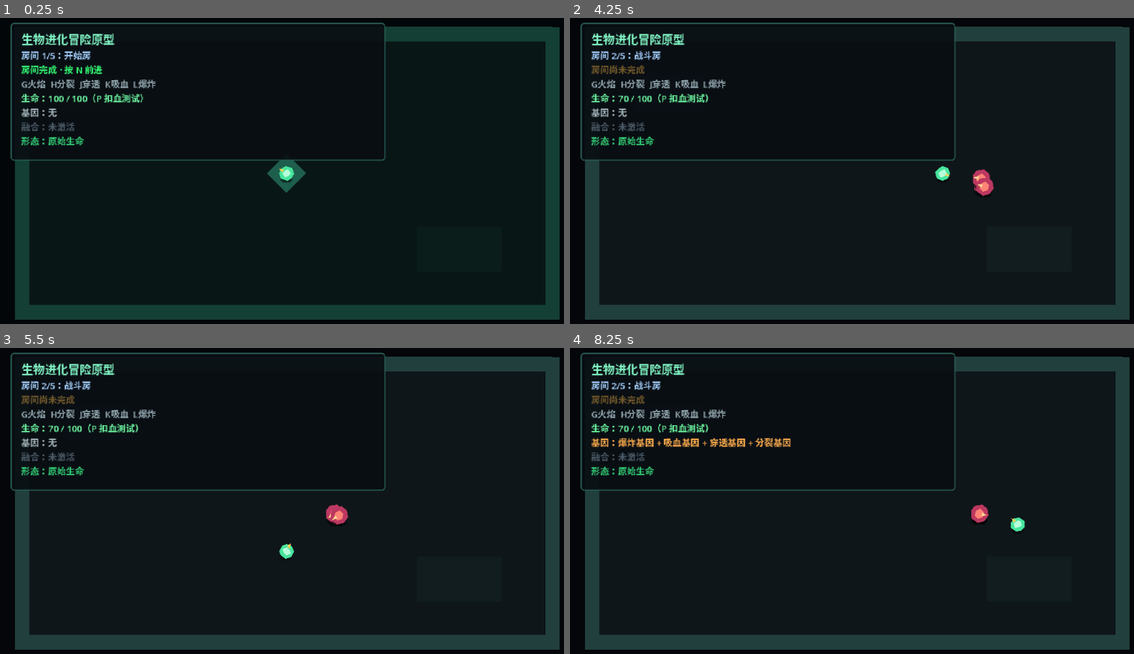
Above: before the commit, frames 1-4 (two rows, left to right).
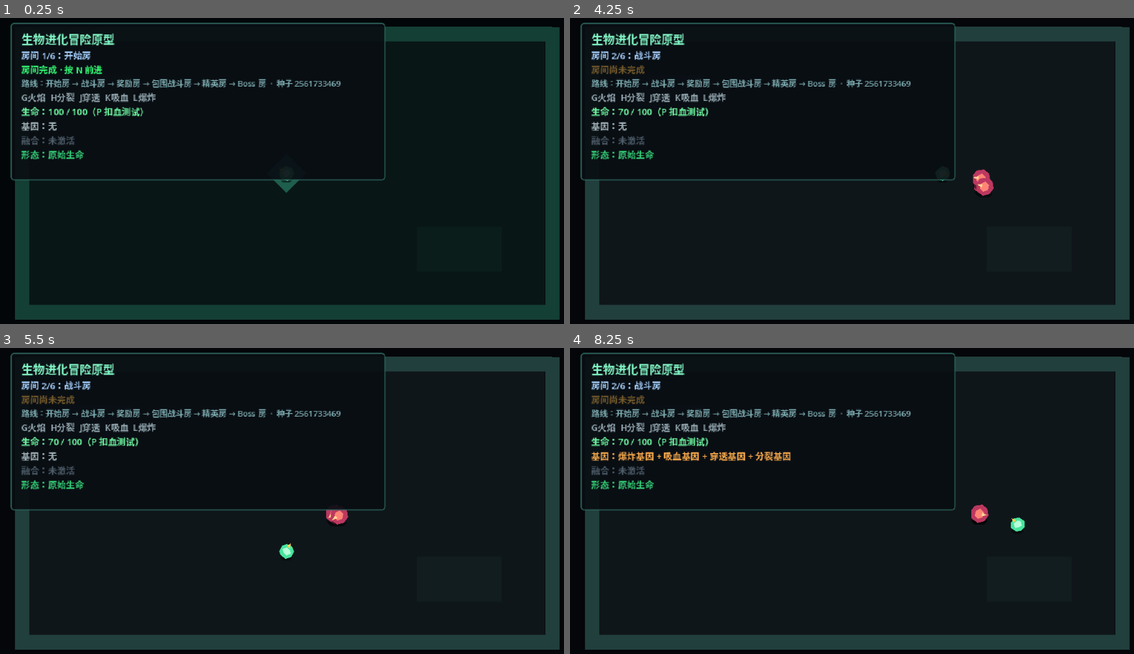
Above: after the commit, the same moments.

Repository: LIJUNCAN1/-Roguelike
Game: Godot game, scene res://scenes/main/main.tscn
Two runs of this game, one before a commit and one after it. Both use one fixed random seed, a clock stepped at 60 frames per second and the inputs below.
Inputs (mouse positions are in pixels of both pictures, inside the frame that each line leads up to):
- Up to frame 1 (0.25 s): no input
- Up to frame 2 (4.25 s): tap Enter at 0.5 s; move the mouse to (981, 155) at 0.52 s; hold D (move_right) 0.53-1.28 s; hold N (next_room) 0.53-1.28 s; move the mouse to (739, 189) at 1.27 s; hold S (move_down) 1.28-2.03 s; click (739, 189) at 1.35 s; tap N (next_room) at 1.55, 2.3, 2.85, 3.8 s; move the mouse to (914, 103) at 2.02 s; hold D (move_right) 2.03-2.78 s; hold P (damage_test_player) 2.03-2.78 s; move the mouse to (829, 238) at 2.77 s; hold W (move_up) 2.78-3.53 s; move the mouse to (1026, 219) at 3.52 s; hold A (move_left) from 3.53 s (still down); hold 1 (reward_choice_1) from 3.53 s (still down)
- Up to frame 3 (5.5 s): move the mouse to (112, 455) at 4.27 s; release 1 (reward_choice_1) at 4.28 s; tap 2 (reward_choice_2) at 4.35 s; tap N (next_room) at 4.55, 5.3 s; move the mouse to (315, 504) at 5.02 s; release A (move_left) at 5.03 s; hold S (move_down) from 5.03 s (still down); hold 3 (reward_choice_3) from 5.03 s (still down)
- Up to frame 4 (8.25 s): move the mouse to (773, 421) at 5.77 s; release S (move_down) at 5.78 s; release 3 (reward_choice_3) at 5.78 s; hold D (move_right) 5.78-6.53 s; tap L (toggle_explosion_gene) at 5.85 s; tap N (next_room) at 6.05, 6.8, 7.55 s; move the mouse to (981, 485) at 6.52 s; hold W (move_up) 6.53-7.28 s; hold K (toggle_lifesteal_gene) 6.53-7.28 s; move the mouse to (739, 519) at 7.27 s; hold D (move_right) 7.28-8.03 s; tap J (toggle_piercing_gene) at 7.35 s; move the mouse to (914, 433) at 8.02 s; hold S (move_down) from 8.03 s (still down); hold H (toggle_split_gene) from 8.03 s (still down)

The runs differ from the first frame. In frame 1, 3.4% of the frame differs, in the area x 1-69%, y 11-54%; in frame 2, 3.2%; in frame 3, 3.2%; in frame 4, 4.1%.

Commit message:
feat: generate seeded dungeon routes

Diff:
--- /dev/null
+++ b/data/rooms/combat_swarm_room.tres
@@ -0,0 +1,11 @@
+[gd_resource type="Resource" script_class="RoomData" load_steps=3 format=3]
+
+[ext_resource type="Script" path="res://scripts/rooms/room_data.gd" id="1_room_data"]
+[ext_resource type="PackedScene" path="res://scenes/rooms/combat_swarm_room.tscn" id="2_room_scene"]
+
+[resource]
+script = ExtResource("1_room_data")
+id = &"combat_swarm"
+display_name = "包围战斗房"
+room_type = 1
+room_scene = ExtResource("2_room_scene")
--- /dev/null
+++ b/data/rooms/prototype_random_route.tres
@@ -0,0 +1,38 @@
+[gd_resource type="Resource" script_class="RandomRouteData" load_steps=15 format=3]
+
+[ext_resource type="Script" path="res://scripts/rooms/random_route_data.gd" id="1_random"]
+[ext_resource type="Script" path="res://scripts/rooms/route_room_pool_data.gd" id="2_pool"]
+[ext_resource type="Resource" path="res://data/rooms/start_room.tres" id="3_start"]
+[ext_resource type="Resource" path="res://data/rooms/combat_room.tres" id="4_combat"]
+[ext_resource type="Resource" path="res://data/rooms/reward_room.tres" id="5_reward"]
+[ext_resource type="Resource" path="res://data/rooms/combat_swarm_room.tres" id="6_swarm"]
+[ext_resource type="Resource" path="res://data/rooms/elite_room.tres" id="7_elite"]
+[ext_resource type="Resource" path="res://data/rooms/boss_room.tres" id="8_boss"]
+
+[sub_resource type="Resource" id="RoutePool_start"]
+script = ExtResource("2_pool")
+rooms = Array[ExtResource("3_start")]([ExtResource("3_start")])
+
+[sub_resource type="Resource" id="RoutePool_tutorial_combat"]
+script = ExtResource("2_pool")
+rooms = Array[ExtResource("4_combat")]([ExtResource("4_combat")])
+
+[sub_resource type="Resource" id="RoutePool_reward"]
+script = ExtResource("2_pool")
+rooms = Array[ExtResource("5_reward")]([ExtResource("5_reward")])
+
+[sub_resource type="Resource" id="RoutePool_random_combat"]
+script = ExtResource("2_pool")
+rooms = Array[ExtResource("4_combat")]([ExtResource("4_combat"), ExtResource("6_swarm")])
+
+[sub_resource type="Resource" id="RoutePool_elite"]
+script = ExtResource("2_pool")
+rooms = Array[ExtResource("7_elite")]([ExtResource("7_elite")])
+
+[sub_resource type="Resource" id="RoutePool_boss"]
+script = ExtResource("2_pool")
+rooms = Array[ExtResource("8_boss")]([ExtResource("8_boss")])
+
+[resource]
+script = ExtResource("1_random")
+room_pools = Array[ExtResource("2_pool")]([SubResource("RoutePool_start"), SubResource("RoutePool_tutorial_combat"), SubResource("RoutePool_reward"), SubResource("RoutePool_random_combat"), SubResource("RoutePool_elite"), SubResource("RoutePool_boss")])
--- a/scenes/main/main.tscn
+++ b/scenes/main/main.tscn
@@ -8,7 +8,7 @@
 [ext_resource type="Resource" path="res://data/genes/lifesteal_gene.tres" id="6_lifesteal_gene"]
 [ext_resource type="Resource" path="res://data/genes/explosion_gene.tres" id="7_explosion_gene"]
 [ext_resource type="Script" path="res://scripts/rooms/room_manager.gd" id="8_room_manager"]
-[ext_resource type="Resource" path="res://data/rooms/prototype_route.tres" id="9_route"]
+[ext_resource type="Resource" path="res://data/rooms/prototype_random_route.tres" id="9_route"]
 
 [sub_resource type="StyleBoxFlat" id="StyleBoxFlat_panel"]
 bg_color = Color(0.035, 0.055, 0.075, 0.92)
@@ -58,7 +58,7 @@
 offset_left = 12.0
 offset_top = 12.0
 offset_right = 430.0
-offset_bottom = 166.0
+offset_bottom = 188.0
 theme_override_styles/panel = SubResource("StyleBoxFlat_panel")
 
 [node name="MarginContainer" type="MarginContainer" parent="Interface/StagePanel"]
@@ -84,6 +84,12 @@
 theme_override_colors/font_color = Color(0.45, 1, 0.68, 1)
 theme_override_font_sizes/font_size = 10
 text = "房间完成 · 按 N 前进"
+
+[node name="RoutePreview" type="Label" parent="Interface/StagePanel/MarginContainer/Labels"]
+theme_override_colors/font_color = Color(0.48, 0.66, 0.68, 1)
+theme_override_font_sizes/font_size = 9
+text = "路线生成中……"
+autowrap_mode = 2
 
 [node name="Status" type="Label" parent="Interface/StagePanel/MarginContainer/Labels"]
 theme_override_colors/font_color = Color(0.58, 0.66, 0.69, 1)
@@ -111,10 +117,11 @@
 
 [node name="RoomManager" type="Node" parent="."]
 script = ExtResource("8_room_manager")
-route_data = ExtResource("9_route")
+random_route_data = ExtResource("9_route")
 room_container_path = NodePath("../World/RoomContainer")
 player_path = NodePath("../World/Player")
 projectile_container_path = NodePath("../World/Projectiles")
 effects_container_path = NodePath("../World/Effects")
 room_status_label_path = NodePath("../Interface/StagePanel/MarginContainer/Labels/RoomStatus")
 room_hint_label_path = NodePath("../Interface/StagePanel/MarginContainer/Labels/RoomHint")
+route_preview_label_path = NodePath("../Interface/StagePanel/MarginContainer/Labels/RoutePreview")
--- /dev/null
+++ b/scenes/rooms/combat_swarm_room.tscn
@@ -0,0 +1,28 @@
+[gd_scene load_steps=4 format=3]
+
+[ext_resource type="PackedScene" path="res://scenes/rooms/room_shell.tscn" id="1_shell"]
+[ext_resource type="Script" path="res://scripts/rooms/room_controller.gd" id="2_controller"]
+[ext_resource type="PackedScene" path="res://scenes/enemies/test_chaser.tscn" id="3_enemy"]
+
+[node name="CombatSwarmRoom" type="Node2D"]
+script = ExtResource("2_controller")
+completion_mode = 1
+
+[node name="RoomShell" parent="." instance=ExtResource("1_shell")]
+modulate = Color(0.72, 0.9, 0.72, 1)
+
+[node name="SwarmNorth" parent="." groups=["room_enemies"] instance=ExtResource("3_enemy")]
+position = Vector2(320, 82)
+scale = Vector2(0.82, 0.82)
+
+[node name="SwarmEast" parent="." groups=["room_enemies"] instance=ExtResource("3_enemy")]
+position = Vector2(532, 180)
+scale = Vector2(0.82, 0.82)
+
+[node name="SwarmSouth" parent="." groups=["room_enemies"] instance=ExtResource("3_enemy")]
+position = Vector2(320, 278)
+scale = Vector2(0.82, 0.82)
+
+[node name="SwarmWest" parent="." groups=["room_enemies"] instance=ExtResource("3_enemy")]
+position = Vector2(108, 180)
+scale = Vector2(0.82, 0.82)
--- /dev/null
+++ b/scripts/rooms/random_route_data.gd
@@ -0,0 +1,21 @@
+class_name RandomRouteData
+extends Resource
+
+@export var room_pools: Array[RouteRoomPoolData] = []
+
+
+func generate_route(seed_value: int) -> RunRouteData:
+	var generated_route := RunRouteData.new()
+	var rng := RandomNumberGenerator.new()
+	rng.seed = seed_value
+
+	for room_pool in room_pools:
+		if room_pool == null:
+			continue
+		var candidates := room_pool.get_valid_rooms()
+		if candidates.is_empty():
+			continue
+		var selected_index := rng.randi_range(0, candidates.size() - 1)
+		generated_route.rooms.append(candidates[selected_index])
+
+	return generated_route
--- a/scripts/rooms/room_manager.gd
+++ b/scripts/rooms/room_manager.gd
@@ -5,12 +5,15 @@
 signal run_completed
 
 @export var route_data: RunRouteData
+@export var random_route_data: RandomRouteData
+@export var route_seed: int = 0
 @export_node_path("Node2D") var room_container_path: NodePath
 @export_node_path("Node2D") var player_path: NodePath
 @export_node_path("Node2D") var projectile_container_path: NodePath
 @export_node_path("Node2D") var effects_container_path: NodePath
 @export_node_path("Label") var room_status_label_path: NodePath
 @export_node_path("Label") var room_hint_label_path: NodePath
+@export_node_path("Label") var route_preview_label_path: NodePath
 
 @onready var room_container: Node2D = get_node(
 	room_container_path
@@ -28,16 +31,22 @@
 @onready var room_hint_label: Label = get_node(
 	room_hint_label_path
 ) as Label
+@onready var route_preview_label: Label = get_node_or_null(
+	route_preview_label_path
+) as Label
 
 var current_room_index: int = -1
 var current_room: RoomController
 var is_run_complete: bool = false
+var current_route_seed: int = 0
 
 
 func _ready() -> void:
+	_generate_route_if_configured()
 	if route_data == null or route_data.rooms.is_empty():
 		push_error("RoomManager requires a non-empty RunRouteData.")
 		return
+	_update_route_preview()
 	enter_room(0)
 
 
@@ -86,7 +95,7 @@
 	var next_index := current_room_index + 1
 	if next_index >= route_data.rooms.size():
 		is_run_complete = true
-		room_hint_label.text = "固定路线完成"
+		room_hint_label.text = "本次随机路线完成"
 		room_hint_label.modulate = Color(0.45, 1.0, 0.68, 1.0)
 		run_completed.emit()
 		return false
@@ -102,6 +111,16 @@
 	):
 		return null
 	return route_data.rooms[current_room_index]
+
+
+func get_route_room_ids() -> Array[StringName]:
+	var room_ids: Array[StringName] = []
+	if route_data == null:
+		return room_ids
+	for room in route_data.rooms:
+		if room != null:
+			room_ids.append(room.id)
+	return room_ids
 
 
 func _configure_room_enemies() -> void:
@@ -127,6 +146,32 @@
 	]
 
 
+func _generate_route_if_configured() -> void:
+	if random_route_data == null:
+		return
+
+	current_route_seed = route_seed
+	if current_route_seed == 0:
+		var seed_rng := RandomNumberGenerator.new()
+		seed_rng.randomize()
+		current_route_seed = seed_rng.randi()
+	route_data = random_route_data.generate_route(current_route_seed)
+
+
+func _update_route_preview() -> void:
+	if route_preview_label == null or route_data == null:
+		return
+
+	var room_names := PackedStringArray()
+	for room in route_data.rooms:
+		if room != null:
+			room_names.append(room.display_name)
+	route_preview_label.text = "路线：%s  ·  种子 %d" % [
+		" → ".join(room_names),
+		current_route_seed,
+	]
+
+
 func _update_room_hint() -> void:
 	if current_room == null:
 		return
--- /dev/null
+++ b/scripts/rooms/route_room_pool_data.gd
@@ -0,0 +1,12 @@
+class_name RouteRoomPoolData
+extends Resource
+
+@export var rooms: Array[RoomData] = []
+
+
+func get_valid_rooms() -> Array[RoomData]:
+	var valid_rooms: Array[RoomData] = []
+	for room in rooms:
+		if room != null and room.room_scene != null:
+			valid_rooms.append(room)
+	return valid_rooms
--- /dev/null
+++ b/tests/random_route_smoke_test.gd
@@ -0,0 +1,65 @@
+extends SceneTree
+
+const ROUTE_PATH := "res://data/rooms/prototype_random_route.tres"
+
+
+func _init() -> void:
+	var generator := load(ROUTE_PATH) as RandomRouteData
+	if generator == null:
+		push_error("Could not load random route data.")
+		quit(1)
+		return
+
+	var first_route := generator.generate_route(20260726)
+	var repeated_route := generator.generate_route(20260726)
+	if _get_ids(first_route) != _get_ids(repeated_route):
+		push_error("The same seed generated different routes.")
+		quit(1)
+		return
+
+	if not _has_valid_progression(first_route):
+		quit(1)
+		return
+
+	var generated_sequences: Dictionary = {}
+	for seed_value in range(1, 33):
+		var route := generator.generate_route(seed_value)
+		generated_sequences[str(_get_ids(route))] = true
+		if not _has_valid_progression(route):
+			quit(1)
+			return
+
+	if generated_sequences.size() < 2:
+		push_error("Different seeds did not produce route variation.")
+		quit(1)
+		return
+
+	print("Random route smoke test passed.")
+	quit()
+
+
+func _get_ids(route: RunRouteData) -> Array[StringName]:
+	var ids: Array[StringName] = []
+	for room in route.rooms:
+		ids.append(room.id)
+	return ids
+
+
+func _has_valid_progression(route: RunRouteData) -> bool:
+	if route == null or route.rooms.size() != 6:
+		push_error("Generated route has an invalid room count.")
+		return false
+
+	var expected_types: Array[int] = [
+		RoomData.RoomType.START,
+		RoomData.RoomType.COMBAT,
+		RoomData.RoomType.REWARD,
+		RoomData.RoomType.COMBAT,
+		RoomData.RoomType.ELITE,
+		RoomData.RoomType.BOSS,
+	]
+	for index in expected_types.size():
+		if route.rooms[index].room_type != expected_types[index]:
+			push_error("Generated route broke the required progression.")
+			return false
+	return true
--- a/tests/room_flow_smoke_test.gd
+++ b/tests/room_flow_smoke_test.gd
@@ -92,6 +92,22 @@
 		return
 
 	if not room_manager.advance_room():
+		push_error("Could not advance to the random combat room.")
+		quit(1)
+		return
+
+	var random_combat_data := room_manager.get_current_room_data()
+	if (
+		random_combat_data == null
+		or random_combat_data.room_type != RoomData.RoomType.COMBAT
+	):
+		push_error("Generated route did not contain its second combat.")
+		quit(1)
+		return
+	_defeat_current_room_enemies(room_manager.current_room)
+	await process_frame
+
+	if not room_manager.advance_room():
 		push_error("Could not advance to elite room.")
 		quit(1)
 		return
Not shown, added: scripts/rooms/random_route_data.gd.uid
Not shown, added: scripts/rooms/route_room_pool_data.gd.uid
Not shown, added: tests/random_route_smoke_test.gd.uid
Not shown, changed: README.md
